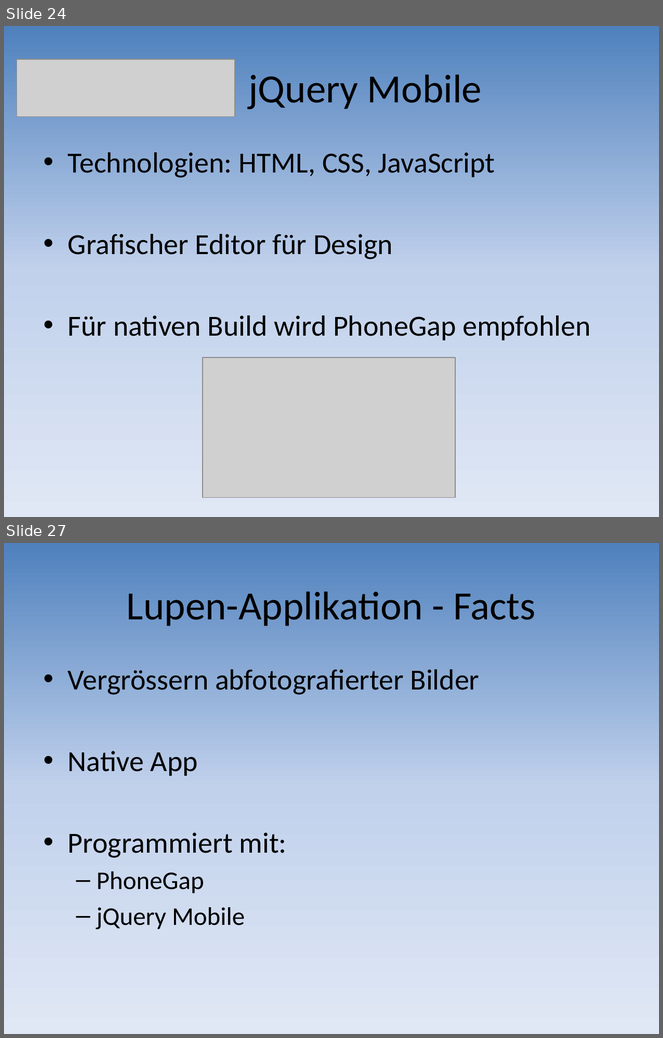
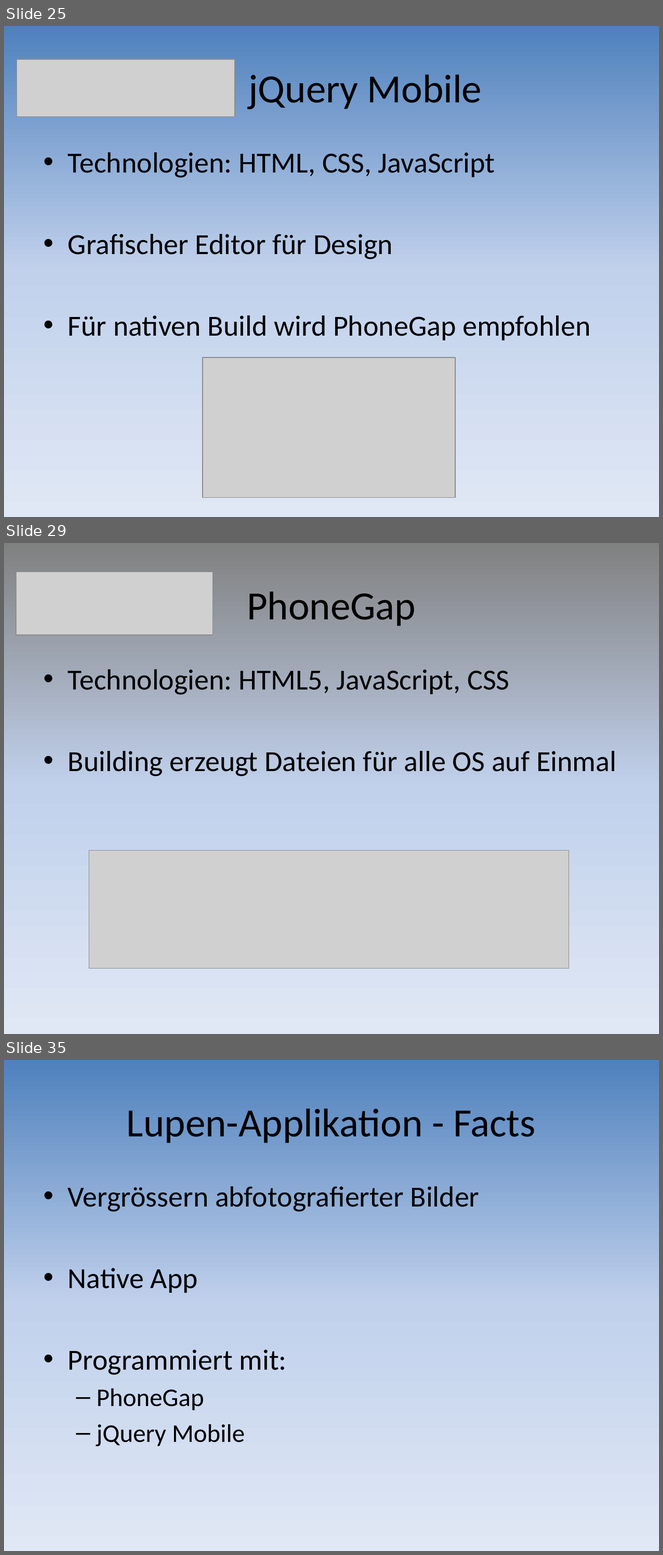
Before and after one commit to mtwords/hand-held, a slide deck: Documents/10_Frameworks_Presentation.pptx. Shown one above the other, each under a label of ours: slides 24 and 27 before the commit, slides 25, 29 and 35 after it; the slides between them are not shown. The pictures are 663x1038 and 663x1555 pixels, drawn with LibreOffice and Linux fonts; fonts in the diff are those of the drawing; grey boxes stand for pictures. Boxes give left, top, right and bottom in pixels: in the first picture for what was removed or moved away, otherwise in the second. Text is boxed around its words. In the diff, an @@ line names an element or a change of style, - is before the commit and + after.

```diff
--- a/Documents/10_Frameworks_Presentation.pptx
+++ b/Documents/10_Frameworks_Presentation.pptx
@@ slide 29 added at bbox=[4, 543, 659, 1034], background gradient #808080 to #C2D1ED to #E1E8F5 @@
@@ picture added at bbox=[16, 572, 213, 635] @@
@@ title added at bbox=[247, 591, 416, 626], 44 pt, text #000000 @@
+PhoneGap
@@ text added at bbox=[68, 669, 617, 776], 32 pt, text #000000 @@
+• Technologien: HTML5, JavaScript, CSS
+• Building erzeugt Dateien für alle OS auf Einmal
@@ picture added at bbox=[89, 850, 569, 968] @@
@@ what was slide 24 is now slide 25 @@
@@ what was slide 27 is now slide 35 @@
```
Also in this commit, not shown: 7 slides changed, 12 other slides added, 1 slide removed.
